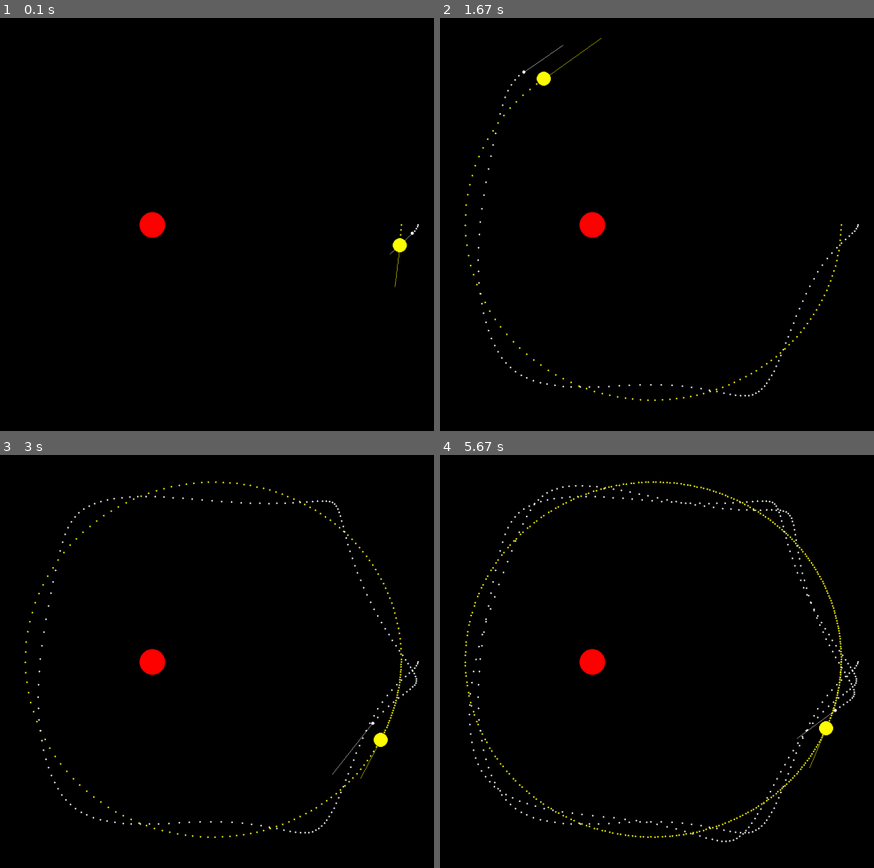
Above: before the commit, frames 1-4 (two rows, left to right).
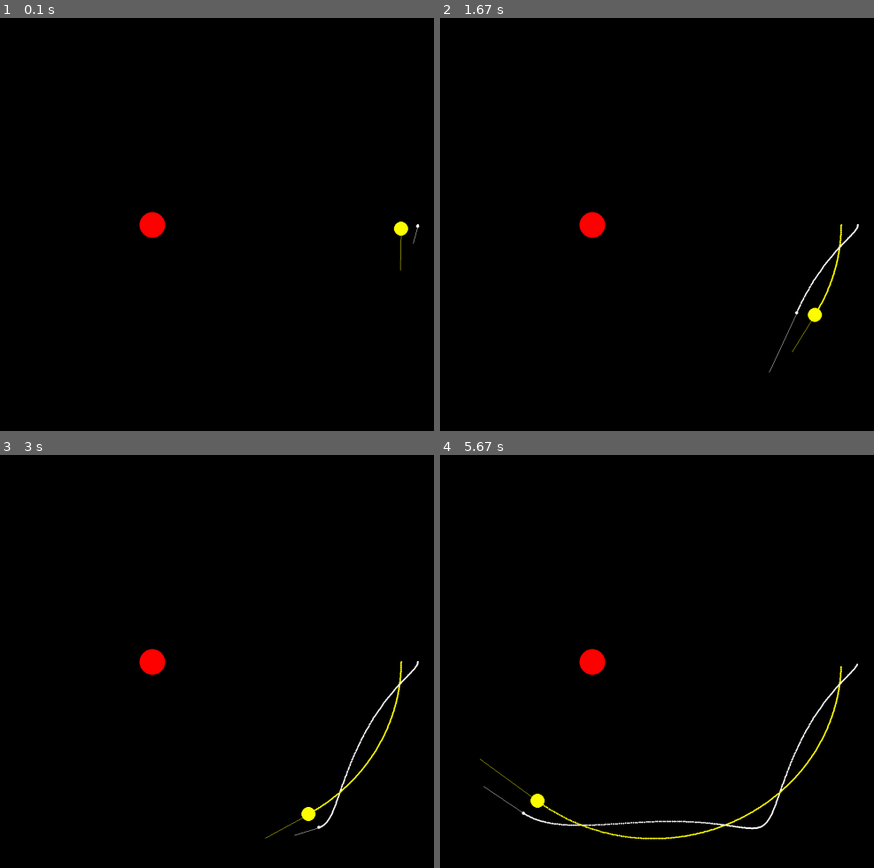
Above: after the commit, the same moments.

Repository: mutleyboy99/GravitySimulationPygame
Game: pygame game, started from main.py
Same seed, same stepped clock (60 frames per second), same inputs: the game is played once before the commit and once after it.
Inputs:
- Up to frame 1 (0.1 s): no input
- Up to frame 2 (1.67 s): tap - at 0.33 s
- Up to frame 3 (3 s): tap = at 1.67 s
- Up to frame 4 (5.67 s): hold - 3-3.47 s; hold = 4.5-4.97 s

The runs differ from the first frame. In frame 1, 0.3% of the frame differs, in the area x 89-97%, y 49-66%; in frame 2, 0.9%; in frame 3, 1.4%; in frame 4, 2.5%, in the area x 5-97%, y 6-94%.

Commit message:
Added time steps and limited size of object trails

Diff:
--- a/main.py
+++ b/main.py
@@ -14,6 +14,8 @@
 
 objects = []
 points = []
+MAXPOINTS = 1000
+stepsize = 100
 
 GRAVITY = 0.000667
 
@@ -35,7 +37,10 @@
         pygame.draw.line(screen, self.colour, self.position+self.velocity, self.position+self.velocity * 200)
 
     def move(self, step_size):
-        points.append([copy.deepcopy(self.position), copy.deepcopy(self.colour)])
+        if step_size != 0:
+            if len(points) >= MAXPOINTS:
+                points.pop(0)
+            points.append([copy.deepcopy(self.position), copy.deepcopy(self.colour)])
         self.draw()
         if self.gravity:
             for item in objects:
@@ -48,11 +53,13 @@
                     gravity_acceleration = (GRAVITY * item.mass) / (distance ** 2)
 
                     acceleration_vector = gravity_acceleration * (pos_difference / distance)
-                    self.velocity += acceleration_vector * step_size * dt
+                    self.velocity += acceleration_vector * (step_size) * dt
 
+            for item in objects:
                 self.position += self.velocity * step_size * dt
         else:
             pass
+
 
 if __name__ == "__main__":
     Object(center, 1000000, 1000, pygame.Vector2(0,0), "red", False)
@@ -60,10 +67,17 @@
     Object(center+pygame.Vector2(600, 0), 15000, 50, pygame.Vector2(0,0.5), "yellow")
 
 
+    keys = pygame.key.get_pressed()
+
     while running:
+        prev_keys = keys
         keys = pygame.key.get_pressed()
         if keys[pygame.K_ESCAPE]:
-            pygame.quit()
+            running = False
+        if keys[pygame.K_MINUS] and not prev_keys[pygame.K_MINUS]:
+            stepsize -= 10
+        if keys[pygame.K_EQUALS] and not prev_keys[pygame.K_EQUALS]:
+            stepsize += 10
 
         for event in pygame.event.get():
             if event.type == pygame.QUIT:
@@ -72,12 +86,12 @@
         screen.fill("black")
 
         for item in objects:
-            item.move(5)
+            item.move(stepsize)
         for point in points:
             pygame.draw.circle(screen, point[1], point[0], 2)
 
         pygame.display.flip()
 
-        dt = clock.tick(60) / 10
+        dt = clock.tick(60) / 1000
 
     pygame.quit()
